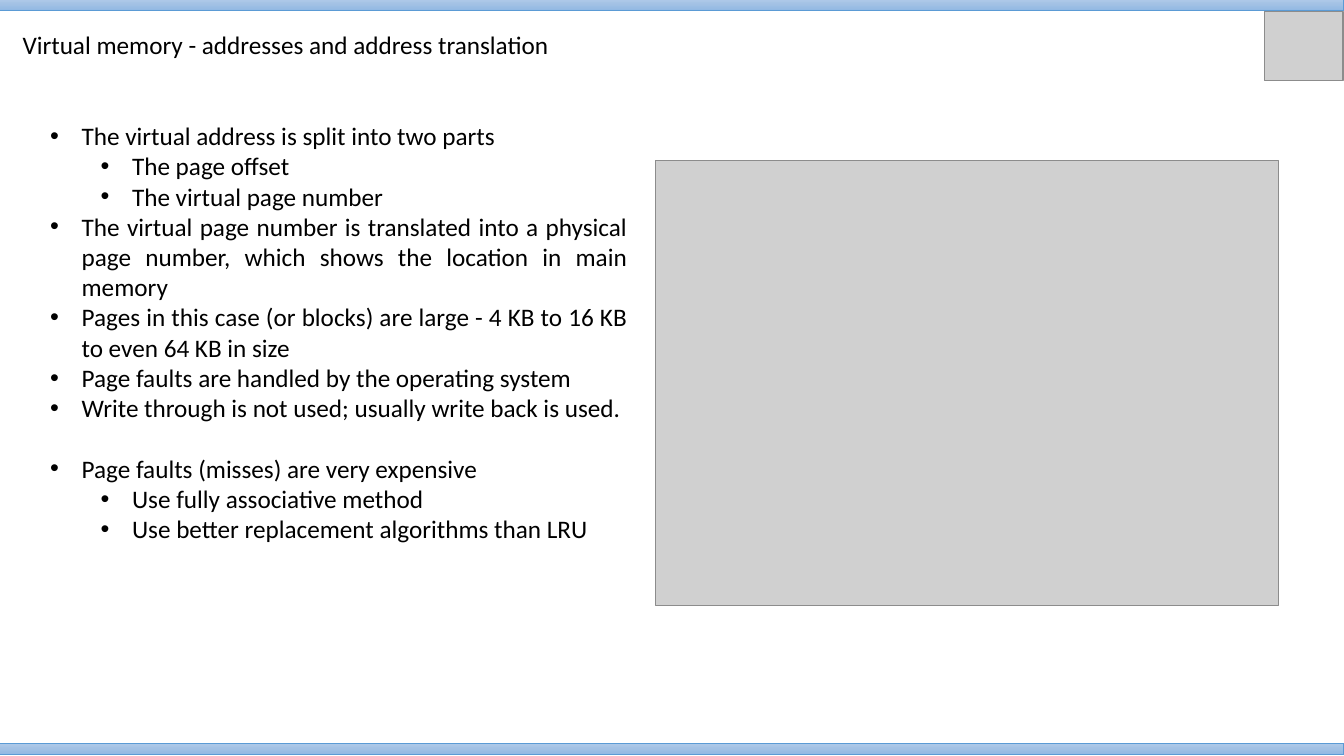
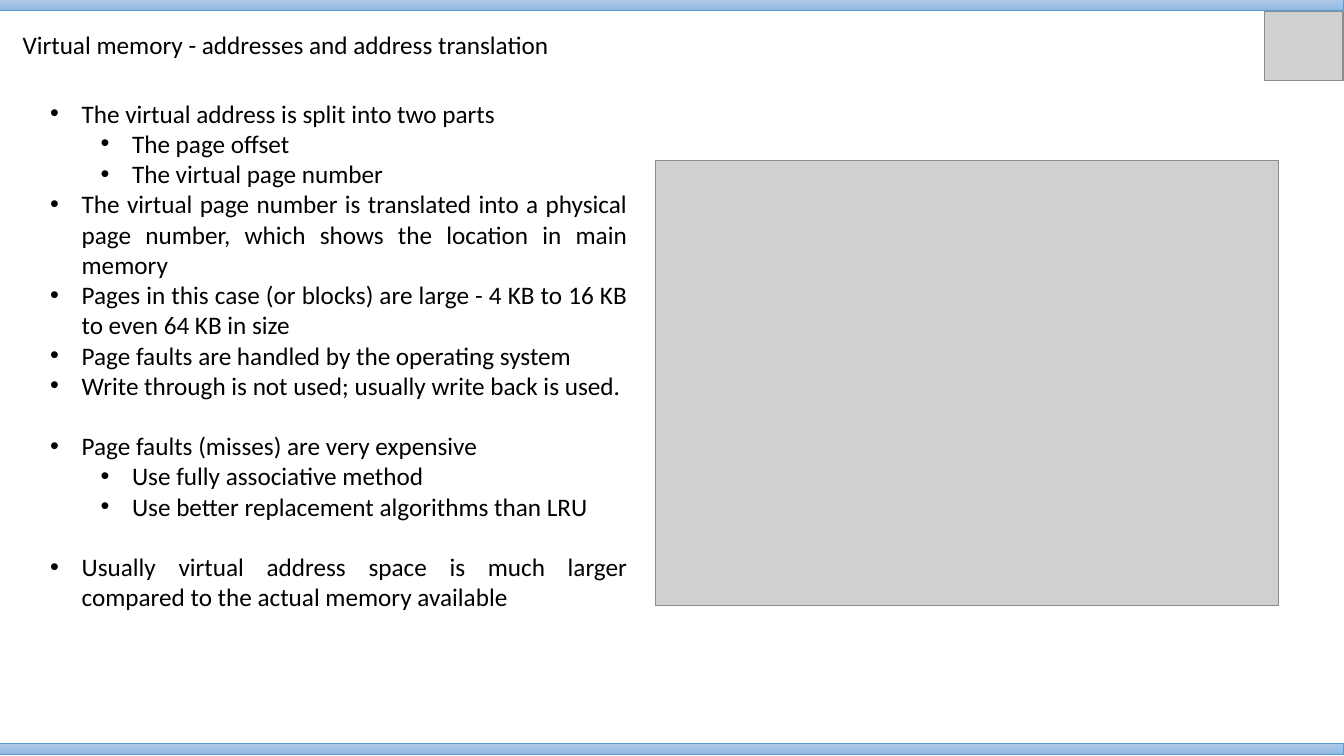
Before and after one commit to VineethBS/vineethbs.github.io, a slide deck: slide 6 of 2017_AV224/Material/Lecture_24.pptx. Drawn at 1344x756 pixels with LibreOffice and Linux fonts; fonts in the diff are those of the drawing; grey boxes stand for pictures. Boxes give left, top, right and bottom in pixels: in the first picture for what was removed or moved away, otherwise in the second. Text is boxed around its words. In the diff, an @@ line names an element or a change of style, - is before the commit and + after.

```diff
--- a/2017_AV224/Material/Lecture_24.pptx
+++ b/2017_AV224/Material/Lecture_24.pptx
@@ text "The virtual address is split ...": place and size @@
-text "The virtual address is split ..." at (82,127,627,543)
+text "The virtual address is split ..." at (82,105,627,610)
@@ text at (82,558,627,610): paragraph added @@
+• Usually virtual address space is much larger compared to the actual memory available
```
Also in this commit, not shown: 4 other slides changed, 5 slides added.
